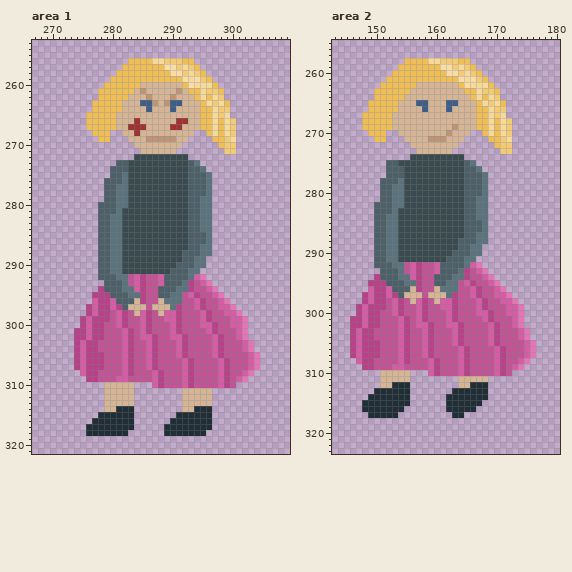
Two versions of one pixel-art file, assets/ld51.aseprite. The first picture shows the starting point.
512x512 pixels, 1 frame. Colours within 5 levels of each other are drawn and written as one. Shown: area 1: x 267..309, y 253..321; area 2: x 143..180, y 255..323. The commit also changed other parts of the picture, which this record leaves out.
Once edited:
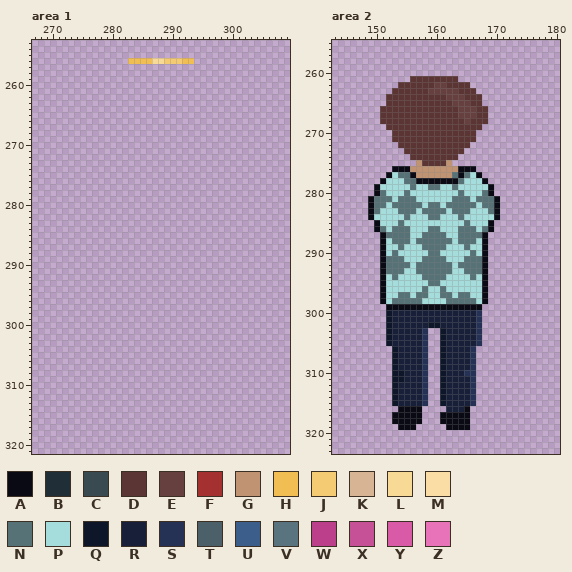
Palette (. is transparent): A #090a14  B #202e37  C #394a50  D #5b3434  E #66403f  F #a53030  G #c09473  H #f1be54  J #f4ca72  K #d7b594  L #f9d996  M #f9dda4  N #577277  P #a4dddb  Q #0e1629  R #172038  S #253255  T #4b6068  U #3c5e8b  V #59747e  W #bb3f8a  X #c65197  Y #d95aa6  Z #e973b9
Changes in this commit:
Changed rows in their new state; - is an unchanged pixel.
Area 1, layer "Client":
first column x 274:
257 --------.............----------
258 -------...............---------
259 ------.................--------
260 -----...................-------
261 ----.....................------
262 ----.....................------
263 ---.......................-----
264 ---.......................-----
265 --........................-----
266 --.........................----
267 --.........................----
268 ---...--............--.....----
269 ----..---..........----....----
270 ----------........------...----
271 -----------......--------..----
272 ----------.........------------
273 -------..............----------
274 ------................---------
275 ------.................--------
276 -----..................--------
277 -----..................--------
278 -----..................--------
279 -----..................--------
280 ----...................--------
281 ----...................--------
282 ----...................--------
283 ----...................--------
284 ----...................--------
285 ----...................--------
286 ----...................--------
287 ----...................--------
288 ----...................--------
289 ----..................---------
290 ----..................---------
291 ----.................----------
292 ----..................---------
293 -----..................--------
294 ----....................-------
295 ---......................------
296 ---.......................-----
297 --.........................----
298 --..........................---
299 -............................--
300 -............................--
301 .............................--
302 .............................--
303 ..............................-
304 ..............................-
305 ...............................
306 ...............................
307 ...............................
308 -.............................-
309 --...........................--
310 -----.....---..............----
311 -----.....--------.....--------
312 -----.....--------.....--------
313 -----.....--------.....--------
314 -----.....--------.....--------
315 ----......-------......--------
316 ---.......------.......--------
317 --........-----........--------
318 --.......------.......---------
Area 2, layer "Client":
first column x 146:
258 ---------...........-----------
259 --------.............----------
260 -------...............---------
261 ------....DDDDDDDD.....--------
262 -----...DDDDDDEEDDDD....-------
263 ----...DDDDDDEEEEEDDD....------
264 ----..DDDDDDDDDDEEEDDD...------
265 ---...DDDDDDDDDDDEEEDD....-----
266 ---..DDDDDDDDDDDDDEEEDD...-----
267 --...DDDDDDDDDDDDDEEEDD...-----
268 --...DDDDDDDDDDDDDDEDDD....----
269 --....DDDDDDDDDDDDDDDD.....----
270 ---...-DDDDDDDDDDDDDD-.....----
271 ----..-DDDDDDDDDDDDDD--....----
272 --------DDDDDDDDDDDD----...----
273 ---------DDDDDDDDDD------..----
274 ----------DDDDDDDD.------------
275 ------.....GDDDDG....----------
276 ------.AAAGGGGGGGGAAA.---------
277 ------APNNAGGGGGGNANPA.--------
278 -----APPPNNAAAAAAANPPPA--------
279 ----APPPPPNPPNNPPNPPPPPA-------
280 ----ANPPPNPPPPPPPPNPPPNA-------
281 ---ANNNPNNNPPPPPPNNNPNNNA------
282 ---ANNPNNNNNPNNPNNNNNPNNA------
283 ---ANPPPNNNPNNNNPNNNPPPNA------
284 ---APPPPPNPPPNNPPPNPPPPPA------
285 ----APPPNPPPPPPPPPPNPPPA-------
286 ----ANPNNNPPPNNPPPNNNPNA-------
287 ----.ANNNNPPNNNNPPNNNNA--------
288 ----.APNNNPNNNNNNPNNNPA--------
289 ----.APPNPPPNNNNPPPNPPA--------
290 ----.APNPPPPPNNPPPPPNPA--------
291 ----.ANNNPPPNNNNPPPNNNA--------
292 ----.ANNNNPNNNNNNPNNNNA--------
293 -----ANNNPPNNNNNNPPNNNA--------
294 ----.APNPPPPNNNNPPPPNPA.-------
295 ---..APPPPPPPNNPPPPPPPA..------
296 ---..APPPPPPNPPNPPPPPPA...-----
297 --...APPNNPNNPPNNPNNPPA....----
298 --...APNNNNNPPPPNNNNNPA.....---
299 -.....AAAAAAAAAAAAAAAA.......--
300 -.....QRRRRRRRRRRRRRRS.......--
301 ......QRRRRRRRRRRRRRRS.......--
302 ......QRRRRRRQQRRRRRRS.......--
303 ......QRRRRRS..QRRRRRS........-
304 ......QRRRRRS..QRRRRRS........-
305 ......QRRRRRS..QRRRRRS.........
306 .......QRRRRS..QRRRRS..........
307 .......QRRRRS..QRRRRS..........
308 -......QRRRRS..QRRRRS.........-
309 --.....QRRRRS..QRRRRS........--
310 -----..QQRRRS..QRRRSS......----
311 -----..QQRRRS--QRRRRS..--------
312 -----..QRRRRS--QRRRRS..--------
313 ----...QRRRRS--QRRRRS..--------
314 ---....QRRRRS--QRRRRS..--------
315 --.....QRRRRS--QRRRRS.---------
316 --......AAAA----RRRA.----------
317 ---....AAAAA---AAAAA-----------
318 -------AAAAA---AAAAA-----------
319 --------AAA-----AAAA-----------
Where, in picture pixels (left, top, right, bottom), the same in both pictures:
erased: (74, 64, 260, 436)
changed: (350, 58, 536, 430)
